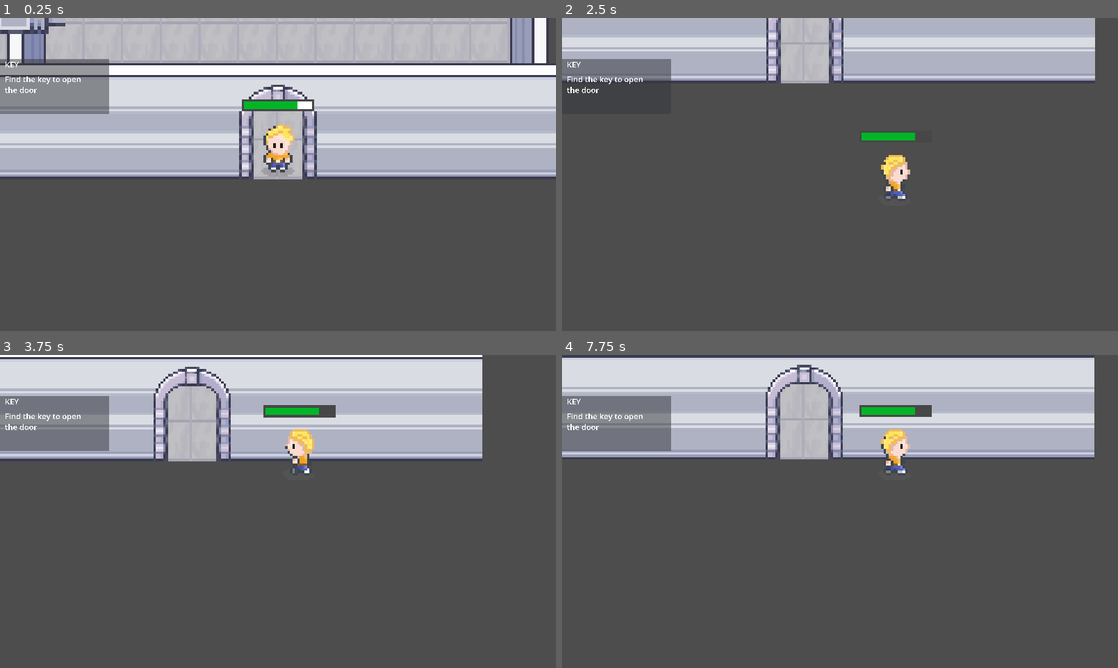
Above: before the commit, frames 1-4 (two rows, left to right).
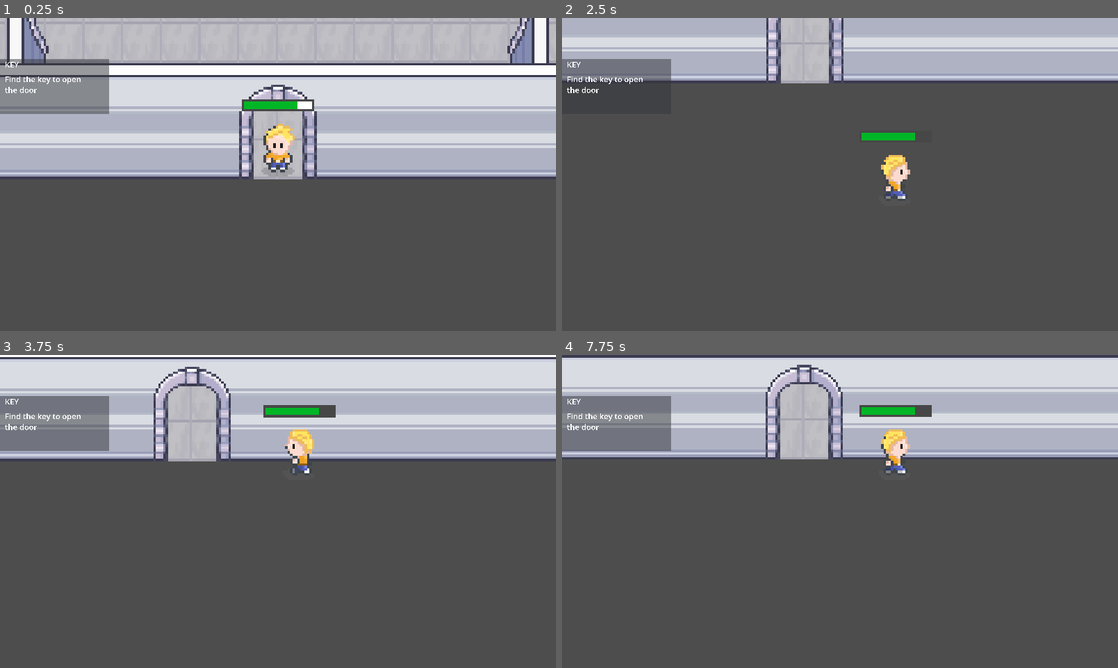
Above: after the commit, the same moments.

Repository: SiemJansen08/Profielwerkstuk
Game: Godot game, scene res://scenes/museum.tscn
Two runs of this game, one before a commit and one after it. Both use one fixed random seed, a clock stepped at 60 frames per second and the inputs below. This scene is started directly instead of the project's main scene.
Inputs:
- Up to frame 1 (0.25 s): no input
- Up to frame 2 (2.5 s): tap Enter (ui_accept) at 0.5, 0.77, 1.52 s; hold Right (ui_right) 0.53-1.28 s; tap E (attack) at 0.6 s; hold Down (ui_down) 1.28-2.03 s; tap D (chat) at 1.35 s; hold Right (ui_right) from 2.03 s (still down); tap S (stealth) at 2.1 s
- Up to frame 3 (3.75 s): release Right (ui_right) at 2.78 s; hold Up (ui_up) 2.78-3.53 s; tap E (attack) at 2.85 s; tap Enter (ui_accept) at 3.02 s; hold Left (ui_left) from 3.53 s (still down); tap D (chat) at 3.6 s
- Up to frame 4 (7.75 s): tap Enter (ui_accept) at 3.77, 4.52, 6.02, 6.77, 7.52 s; tap S (stealth) at 4.35, 6.6 s; release Left (ui_left) at 5.03 s; hold Down (ui_down) 5.03-5.78 s; tap E (attack) at 5.1, 7.35 s; hold Right (ui_right) 5.78-6.53 s; tap D (chat) at 5.85 s; hold Up (ui_up) 6.53-7.28 s; hold Right (ui_right) from 7.28 s (still down)

The runs differ from the first frame. In frame 1, 0.9% of the frame differs, in the area x 0-100%, y 0-15%; in frame 2, 0.8%; in frame 3, 4.3%, in the area x 86-100%, y 0-34%; in frame 4, 1.4%.

Commit message:
doorgangen naar de zijkanten, ook erin gezet ready to use

Diff:
--- a/scenes/museum.tscn
+++ b/scenes/museum.tscn
@@ -1,10 +1,14 @@
-[gd_scene load_steps=17 format=3 uid="uid://bwu8216omf0c0"]
+[gd_scene load_steps=25 format=3 uid="uid://bwu8216omf0c0"]
 
 [ext_resource type="Script" path="res://scripts/museum.gd" id="1_5u64n"]
 [ext_resource type="PackedScene" uid="uid://blfg10bysujfr" path="res://scenes/player.tscn" id="2_fd7la"]
 [ext_resource type="Texture2D" uid="uid://cs6ox2yc7ww3c" path="res://art/gebouwen/museumint/Museum_02.png" id="2_l5utf"]
 [ext_resource type="Texture2D" uid="uid://c0ekfgocsrrc1" path="res://art/gebouwen/museumint/Museum_room_1_layer_1_32x32.png" id="3_avwj2"]
+[ext_resource type="Texture2D" uid="uid://cqkwu07uoaple" path="res://art/gebouwen/museumint/Untitled 3 copy.png" id="4_evb4i"]
 [ext_resource type="Texture2D" uid="uid://dfix0j02klqyq" path="res://art/gebouwen/museumint/Untitled 3.png" id="4_kmn0x"]
+[ext_resource type="Texture2D" uid="uid://bmduvrlw3ubse" path="res://art/gebouwen/museumint/Untitled 3 copy copy.png" id="5_jitck"]
+[ext_resource type="Texture2D" uid="uid://j16u11ejg8vt" path="res://art/gebouwen/museumint/doorgng_links.png" id="5_yx5tp"]
+[ext_resource type="Texture2D" uid="uid://p4kkcqy2hut1" path="res://art/gebouwen/museumint/doorgang_rechts.png" id="6_p2lm4"]
 
 [sub_resource type="TileSetAtlasSource" id="TileSetAtlasSource_ksp37"]
 texture = ExtResource("2_l5utf")
@@ -138,8 +142,6 @@
 2:0/size_in_atlas = Vector2i(2, 6)
 2:0/0 = 0
 2:0/0/physics_layer_0/polygon_0/points = PackedVector2Array(-15.2028, -47.4645, 16.2635, -47.111, 16.2635, 47.4645, -15.7331, 47.9949)
-20:0/0 = 0
-20:0/0/physics_layer_0/polygon_0/points = PackedVector2Array(-15.2028, -47.4645, 16.2635, -47.111, 16.2635, 47.4645, -15.7331, 47.9949)
 9:0/size_in_atlas = Vector2i(2, 6)
 9:0/0 = 0
 9:0/0/physics_layer_0/polygon_0/points = PackedVector2Array(-15.2028, -47.4645, 16.2635, -47.111, 16.2635, 47.4645, -15.7331, 47.9949)
@@ -154,10 +156,22 @@
 15:16/0/physics_layer_1/polygon_0/points = PackedVector2Array(21.5668, 18.4732, 48.26, 18.4732, 48.6136, 47.4645, 21.7435, 47.2878)
 8:8/size_in_atlas = Vector2i(2, 2)
 8:8/0 = 0
-2:8/size_in_atlas = Vector2i(1, 2)
-2:8/0 = 0
 21:8/size_in_atlas = Vector2i(1, 2)
 21:8/0 = 0
+1:8/size_in_atlas = Vector2i(2, 2)
+1:8/0 = 0
+20:0/size_in_atlas = Vector2i(2, 6)
+20:0/0 = 0
+
+[sub_resource type="TileSetAtlasSource" id="TileSetAtlasSource_ddv64"]
+texture = ExtResource("4_evb4i")
+0:0/size_in_atlas = Vector2i(3, 6)
+0:0/0 = 0
+
+[sub_resource type="TileSetAtlasSource" id="TileSetAtlasSource_umewp"]
+texture = ExtResource("5_jitck")
+1:0/size_in_atlas = Vector2i(3, 6)
+1:0/0 = 0
 
 [sub_resource type="TileSetAtlasSource" id="TileSetAtlasSource_3rxea"]
 texture = ExtResource("4_kmn0x")
@@ -166,12 +180,30 @@
 0:0/0/physics_layer_0/polygon_0/points = PackedVector2Array(-20, 18.2812, -19.8874, 48.3926, -32.085, 48.3042, -32.1734, 38.5373, -30.1875, 18.2812)
 0:0/0/physics_layer_1/polygon_0/points = PackedVector2Array(20.0642, 48.1275, 20.0625, 17.8438, 31.4375, 17.9688, 32.1734, 48.8346)
 
+[sub_resource type="TileSetAtlasSource" id="TileSetAtlasSource_ds3wr"]
+texture = ExtResource("5_yx5tp")
+0:0/size_in_atlas = Vector2i(3, 6)
+0:0/0 = 0
+0:0/0/physics_layer_0/polygon_0/points = PackedVector2Array(16.0425, -10.1205, 15.9541, -48.2158, -23.909, -48.3926, -23.9974, -11.0927)
+0:0/0/physics_layer_1/polygon_0/points = PackedVector2Array(16.0312, 27.9062, -24.0312, 28.0938, -23.9375, 48.0625, 15.6875, 47.8125)
+
+[sub_resource type="TileSetAtlasSource" id="TileSetAtlasSource_cnb75"]
+texture = ExtResource("6_p2lm4")
+1:0/size_in_atlas = Vector2i(3, 6)
+1:0/0 = 0
+1:0/0/physics_layer_0/polygon_0/points = PackedVector2Array(-15.6005, -9.59013, 15.8657, -10.3856, 15.9541, -47.5971, -15.7773, -47.8623)
+1:0/0/physics_layer_1/polygon_0/points = PackedVector2Array(-15.9688, 31.1875, 15.9062, 30.8125, 15.6875, 48.0625, -16.1875, 48.5625)
+
 [sub_resource type="TileSet" id="TileSet_cxf1f"]
 physics_layer_0/collision_layer = 1
 physics_layer_1/collision_layer = 1
 sources/0 = SubResource("TileSetAtlasSource_ksp37")
 sources/1 = SubResource("TileSetAtlasSource_tkes7")
 sources/3 = SubResource("TileSetAtlasSource_3rxea")
+sources/7 = SubResource("TileSetAtlasSource_ds3wr")
+sources/8 = SubResource("TileSetAtlasSource_cnb75")
+sources/10 = SubResource("TileSetAtlasSource_ddv64")
+sources/11 = SubResource("TileSetAtlasSource_umewp")
 
 [sub_resource type="RectangleShape2D" id="RectangleShape2D_lkkys"]
 size = Vector2(40, 20)
@@ -204,16 +236,19 @@
 tile_set = SubResource("TileSet_cxf1f")
 format = 2
 layer_0/name = "ground"
-layer_0/tile_data = PackedInt32Array(-196609, 524289, 8, -26 …(2731 unchanged characters)… , 8, 196591, 524289, 8, 65519, 524289, 8)
+layer_0/tile_data = PackedInt32Array(-196609, 524289, 8, -26 …(2731 unchanged characters)… , 8, 196591, 524289, 8, 65519, 524289, 8, 1114103, 524289, 8, 786449, 524289, 8, 786451, 524289, 8, 786453, 524289, 8, 917521, 524289, 8, 917523, 524289, 8, 917525, 524289, 8, 1048593, 524289, 8, 1048595, 524289, 8, 1048597, 524289, 8, 1179665, 524289, 8, 1179667, 524289, 8, 1179669, 524289, 8, 786455, 524289, 8, 917527, 524289, 8, 1048599, 524289, 8, 1179671, 524289, 8, 786457, 524289, 8, 917529, 524289, 8, 1048601, 524289, 8, 1179673, 524289, 8, 786459, 524289, 8, 917531, 524289, 8, 1048603, 524289, 8, 1179675, 524289, 8, 786461, 524289, 8, 917533, 524289, 8, 1048605, 524289, 8, 1179677, 524289, 8, 786463, 524289, 8, 917535, 524289, 8, 1048607, 524289, 8, 1179679, 524289, 8)
 layer_1/name = "zooi"
 layer_1/z_index = 2
 layer_1/tile_data = PackedInt32Array(589831, 1376256, 14)
 layer_2/name = "walls"
-layer_2/tile_data = PackedInt32Array(-720899, 131073, 0, -72 …(512 unchanged characters)… 815, 131073, 0, 589817, 589825, 0, 524305, 1310721, 0, 524303, 589825, 0, 786449, 1310721, 12, 917521, 1310721, 12, 1048593, 1310721, 12, 1179665, 1310721, 12, 851959, 131073, 12, 1114103, 131073, 12, 1245175, 131073, 12, 1376247, 131073, 12, 1310737, 1310721, 12, -196613, 589825, 0, -196615, 589825, 0, -196617, 589825, 0, -196619, 589825, 0, -196621, 589825, 0, -196623, 589825, 0, -196625, 589825, 0, -196627, 131073, 0, 65517, 131073, 12, 196589, 131073, 12, 327661, 131073, 12, 458733, 131073, 12, 589805, 131073, 12, 720877, 131073, 12, 851949, 131073, 12, 983021, 131073, 12, 1114093, 131073, 12)
+layer_2/tile_data = PackedInt32Array(-720899, 131073, 0, -72 …(512 unchanged characters)… 815, 131073, 0, 589817, 589825, 0, 524303, 589825, 0, 1179665, 1310721, 12, 1245175, 131073, 12, 1376247, 131073, 12, 1310737, 1310721, 12, -196613, 589825, 0, -196615, 589825, 0, -196617, 589825, 0, -196619, 589825, 0, -196621, 589825, 0, -196623, 589825, 0, -196625, 589825, 0, -196627, 131073, 0, 65517, 131073, 12, 196589, 131073, 12, 327661, 131073, 12, 458733, 131073, 12, 589805, 131073, 12, 720877, 131073, 12, 851949, 131073, 12, 983021, 131073, 12, 1114093, 131073, 12, 983031, 7, 0, 1179680, 1310721, 12, 1048608, 1310721, 12, 917536, 1310721, 12, 786464, 1310721, 12, 524320, 1310721, 0, 524305, 1310721, 0, 524307, 589825, 0, 524309, 589825, 0, 524311, 589825, 0, 524313, 589825, 0, 524315, 589825, 0, 524317, 589825, 0, 524318, 589825, 0, 1310752, 1310721, 12, 1245165, 131073, 12, 1376237, 131073, 12, 917521, 65544, 0)
 layer_3/name = "ysort"
 layer_3/y_sort_enabled = true
 layer_3/z_index = 1
-layer_3/tile_data = PackedInt32Array(524298, 589825, 16, 524 …(587 unchanged characters)… 76238, 589825, 16, 1376237, 589825, 16, 983031, 1966080, 1610612764, 851958, 1900544, 25, 851957, 1835008, 25, 851956, 1835008, 25, 851955, 1835008, 25, 851954, 1835008, 25, 851953, 1703936, 25, 851952, 1638400, 19, 917488, 1638400, 22, 983024, 1638400, 22, 1048560, 1835008, 20, 1048561, 1703936, 25, 1048563, 1900544, 25, 720879, 1703936, 25, 720881, 1900544, 25, 589812, 1638400, 19, 720884, 1638400, 22, 655348, 1638400, 22, 786420, 1835008, 20)
+layer_3/tile_data = PackedInt32Array(524298, 589825, 16, 524 …(587 unchanged characters)… 76238, 589825, 16, 1376237, 589825, 16, 851958, 1900544, 25, 851957, 1835008, 25, 851956, 1835008, 25, 851955, 1835008, 25, 851954, 1835008, 25, 851953, 1703936, 25, 851952, 1638400, 19, 917488, 1638400, 22, 983024, 1638400, 22, 1048560, 1835008, 20, 1048561, 1703936, 25, 1048563, 1900544, 25, 720879, 1703936, 25, 720881, 1900544, 25, 589812, 1638400, 19, 720884, 1638400, 22, 655348, 1638400, 22, 786420, 1835008, 20, 1310740, 589825, 16, 1310742, 589825, 16, 1310744, 589825, 16, 1310746, 589825, 16, 1310748, 589825, 16, 1310750, 589825, 16, 1310752, 589825, 16)
+layer_4/name = "bovenop"
+layer_4/z_index = 2
+layer_4/tile_data = PackedInt32Array(983031, 10, 0, 917521, 65547, 0)
 
 [node name="door_1" type="StaticBody2D" parent="TileMap"]
 
Binary file added: art/gebouwen/museumint/Untitled 3 copy copy.png
Not shown, added: art/gebouwen/museumint/Untitled 3 copy copy.png.import
Binary file added: art/gebouwen/museumint/Untitled 3 copy.png
Not shown, added: art/gebouwen/museumint/Untitled 3 copy.png.import
Binary file added: art/gebouwen/museumint/doorgang_rechts.png
Not shown, added: art/gebouwen/museumint/doorgang_rechts.png.import
Binary file added: art/gebouwen/museumint/doorgng_links.png
Not shown, added: art/gebouwen/museumint/doorgng_links.png.import
Not shown, changed: art/gebouwen/.DS_Store
Not shown, changed: art/gebouwen/museumint/.DS_Store
